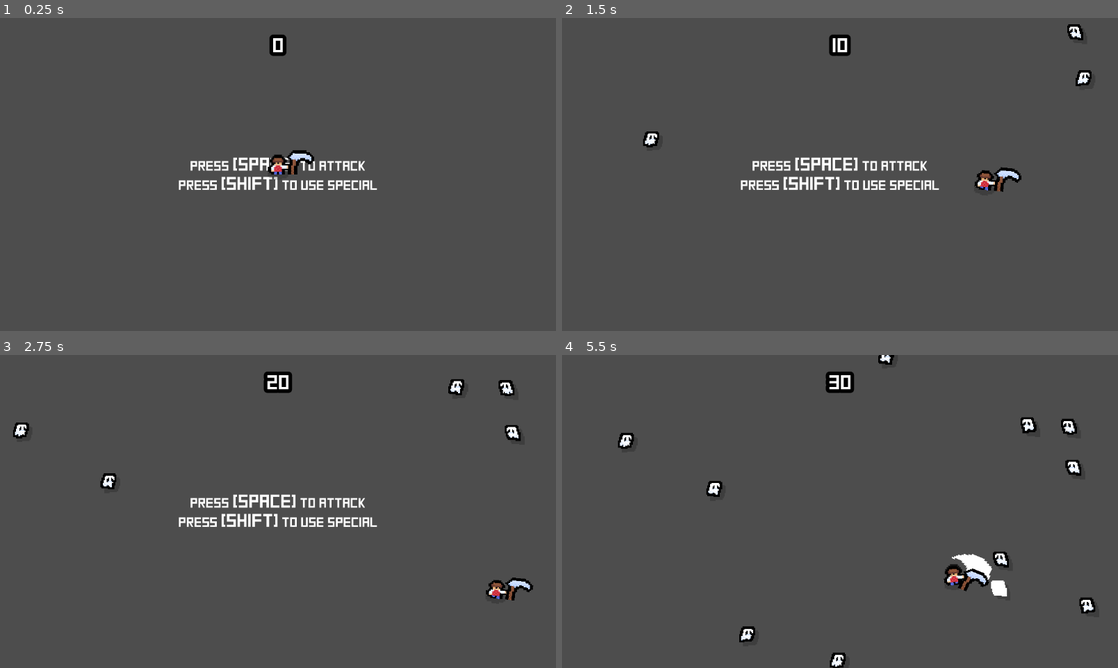
Above: before the commit, frames 1-4 (two rows, left to right).
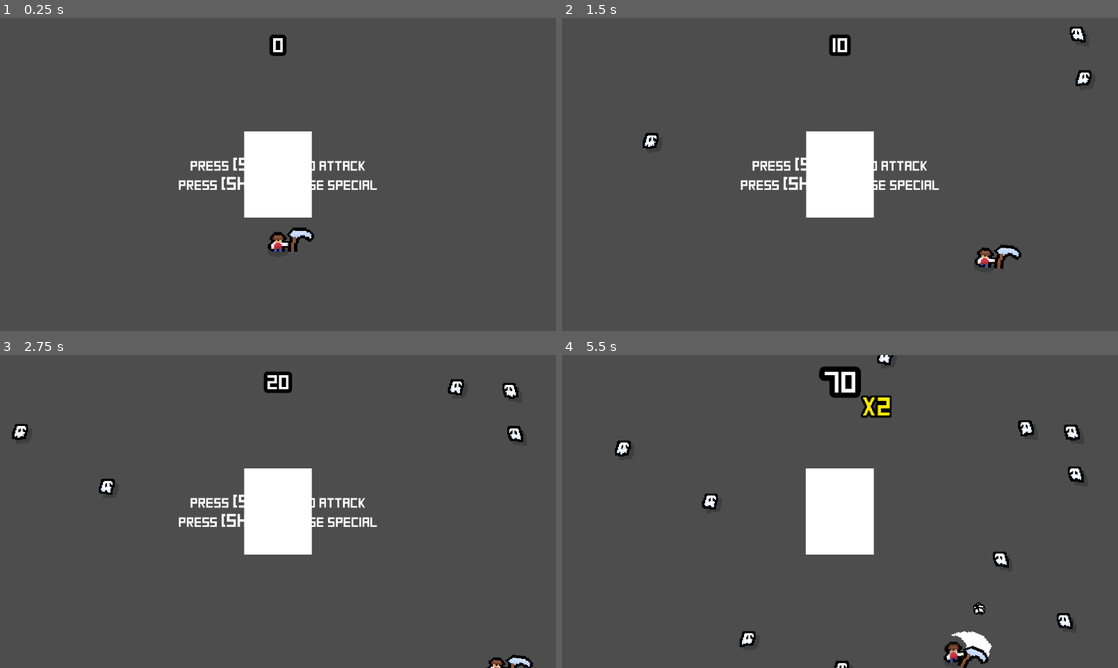
Above: after the commit, the same moments.

Repository: Justingo0/FYWTD_Repo
Game: Godot game, scene res://Scenes/test_world.tscn
The game is run twice, just before and just after one commit, with the same random seed, the same clock (stepped at 60 frames per second) and the same inputs.
Inputs (mouse positions are in pixels of both pictures, inside the frame that each line leads up to):
- Up to frame 1 (0.25 s): no input
- Up to frame 2 (1.5 s): tap B at 0.5, 1.25 s; move the mouse to (840, 174) at 0.52 s; hold D (MoveRight) 0.53-1.28 s; hold E (Interact) 0.53-1.28 s; click (840, 174) at 0.67 s; tap Shift (Special) at 0.8, 1.35 s; move the mouse to (728, 190) at 1.27 s; hold S (MoveDown) from 1.28 s (still down)
- Up to frame 3 (2.75 s): tap Space (Use) at 1.55 s; tap B at 2 s; move the mouse to (333, 442) at 2.02 s; release S (MoveDown) at 2.03 s; hold D (MoveRight) from 2.03 s (still down); hold Space (Use) from 2.03 s (still down); tap E (Interact) at 2.3 s
- Up to frame 4 (5.5 s): tap B at 2.75, 3.5 s; move the mouse to (812, 574) at 2.77 s; release D (MoveRight) at 2.78 s; release Space (Use) at 2.78 s; hold W (MoveUp) 2.78-3.53 s; tap E (Interact) at 2.85, 4.55 s; click (812, 574) at 2.92 s; tap Shift (Special) at 3.05 s; move the mouse to (1006, 558) at 3.52 s; hold Shift (Special) 3.53-4.28 s; hold A (MoveLeft) 3.53-5.03 s; tap Space (Use) at 3.8 s; move the mouse to (673, 464) at 4.27 s; tap ` (Test) at 4.35 s; move the mouse to (867, 511) at 5.02 s; hold S (MoveDown) from 5.03 s (still down); hold Shift (Special) from 5.03 s (still down); tap \ (Test2) at 5.1 s; click (867, 511) at 5.17 s

The runs differ from the first frame. In frame 1, 3.5% of the frame differs, in the area x 43-57%, y 36-75%; in frame 2, 4.1%; in frame 3, 4.2%; in frame 4, 7.3%, in the area x 9-96%, y 0-100%.

Commit message:
eh whatever

Diff:
--- a/farm-your-way-to-death/Resources/Data/Weapons/scythe_stats.tres
+++ b/farm-your-way-to-death/Resources/Data/Weapons/scythe_stats.tres
@@ -6,8 +6,10 @@
 [resource]
 script = ExtResource("2_vajhp")
 damage = 2
-cooldown = 0.6
+cooldown = 0.7
+knockback = 550.0
 special_cooldown = 1.2
+name = "Scythe"
 icon = ExtResource("1_nd5xs")
 icon_offset = Vector2(56, -24)
 item_scene_path = "uid://xr404syxp4or"
--- a/farm-your-way-to-death/Resources/Managers/Items/Weapons/weapon_stats.gd
+++ b/farm-your-way-to-death/Resources/Managers/Items/Weapons/weapon_stats.gd
@@ -6,6 +6,7 @@
 @export var damage:int
 #Counts down during the weapon's attack animation
 @export var cooldown:float
+@export var knockback:float = 200
 @export var special_cooldown:float
 
 @export_group("Range")
--- a/farm-your-way-to-death/Scenes/Objects/Enemies/ghost.tscn
+++ b/farm-your-way-to-death/Scenes/Objects/Enemies/ghost.tscn
@@ -348,7 +348,8 @@
 color_ramp = SubResource("GradientTexture1D_lphv5")
 
 [node name="Ghost" type="CharacterBody2D" unique_id=1399047862 groups=["Enemy"]]
-z_index = 2
+z_as_relative = false
+y_sort_enabled = true
 collision_layer = 2
 collision_mask = 0
 motion_mode = 1
--- /dev/null
+++ b/farm-your-way-to-death/Scenes/Objects/castle.tscn
@@ -0,0 +1,27 @@
+[gd_scene format=3 uid="uid://bsikg63gwteex"]
+
+[sub_resource type="RectangleShape2D" id="RectangleShape2D_ymueo"]
+size = Vector2(352, 444)
+
+[node name="Castle" type="StaticBody2D" unique_id=228580079]
+z_as_relative = false
+y_sort_enabled = true
+
+[node name="ColorRect" type="ColorRect" parent="." unique_id=795917229]
+anchors_preset = 8
+anchor_left = 0.5
+anchor_top = 0.5
+anchor_right = 0.5
+anchor_bottom = 0.5
+offset_left = -176.0
+offset_top = -221.87778
+offset_right = 176.0
+offset_bottom = 221.87778
+grow_horizontal = 2
+grow_vertical = 2
+
+[node name="CollisionShape2D" type="CollisionShape2D" parent="." unique_id=1992326955]
+shape = SubResource("RectangleShape2D_ymueo")
+one_way_collision = true
+one_way_collision_margin = 22.3
+one_way_collision_direction = Vector2(0, -1)
--- a/farm-your-way-to-death/Scenes/Objects/player_character.tscn
+++ b/farm-your-way-to-death/Scenes/Objects/player_character.tscn
@@ -167,6 +167,8 @@
 }
 
 [node name="PlayerCharacter" type="CharacterBody2D" unique_id=1134400155 groups=["Player"]]
+z_as_relative = false
+y_sort_enabled = true
 motion_mode = 1
 script = ExtResource("1_r1f42")
 speed = 40
--- a/farm-your-way-to-death/Scenes/test_world.tscn
+++ b/farm-your-way-to-death/Scenes/test_world.tscn
@@ -5,6 +5,7 @@
 [ext_resource type="PackedScene" uid="uid://71wgoktk7l1b" path="res://Scenes/UI/user_interface.tscn" id="2_h2yf4"]
 [ext_resource type="Script" uid="uid://cwimvq6c4gw6i" path="res://Scripts/Objects/tutorial.gd" id="3_kt01x"]
 [ext_resource type="Script" uid="uid://csuyeq5ickr1e" path="res://Scripts/Objects/Custom/game_camera.gd" id="3_p7j4p"]
+[ext_resource type="PackedScene" uid="uid://bsikg63gwteex" path="res://Scenes/Objects/castle.tscn" id="4_p7j4p"]
 [ext_resource type="FontFile" uid="uid://dn8m7n6ckfnhi" path="res://Assets/Square.ttf" id="5_iwv7r"]
 
 [node name="TestWorld" type="Node2D" unique_id=1989148833]
@@ -32,6 +33,8 @@
 wait_time = 0.5
 autostart = true
 
+[node name="Castle" parent="SpawnTime" unique_id=228580079 instance=ExtResource("4_p7j4p")]
+
 [node name="Canvas" type="CanvasLayer" parent="." unique_id=92606568]
 
 [node name="MainUI" parent="Canvas" unique_id=31336119 instance=ExtResource("2_h2yf4")]
@@ -39,6 +42,7 @@
 [node name="PlayerCharacter" parent="." unique_id=243492102 instance=ExtResource("1_2cok2")]
 unique_name_in_owner = true
 z_index = 2
+position = Vector2(0, 400)
 speed = 60
 
 [node name="GameCamera" type="Camera2D" parent="." unique_id=2069663582]
--- a/farm-your-way-to-death/Scripts/Enemies/ghost.gd
+++ b/farm-your-way-to-death/Scripts/Enemies/ghost.gd
@@ -78,10 +78,10 @@
 	if attacking == body:
 		attacking = null
 
-func take_damage(damage_dealt:int, attacker:Node2D):
+func take_damage(damage_dealt:int, attacker:Node2D, kbF):
 	if damage_dealt <= 0.0 or state == states.dead or state == states.stunned: return
 	health -= damage_dealt
-	apply_knockback(800, attacker)
+	apply_knockback(kbF, attacker)
 	if health <= 0:
 		if attacker.has_signal("on_enemy_killed"):
 			attacker.on_enemy_killed.emit()
--- a/farm-your-way-to-death/Scripts/Weapons/weapon_script.gd
+++ b/farm-your-way-to-death/Scripts/Weapons/weapon_script.gd
@@ -25,7 +25,7 @@
 	var attacking_bodies = get_overlapping_bodies()
 	for body in attacking_bodies:
 		if body.is_in_group("Enemy"):
-			body.take_damage(current_stats.damage, player)
+			body.take_damage(current_stats.damage, player, current_stats.knockback)
 	if attacking_bodies.size() > 0:
 		if camera:
 			camera.camera_shake(2,0.3)
@@ -44,7 +44,7 @@
 	var attacking_bodies = get_overlapping_bodies()
 	for body in attacking_bodies:
 		if body.is_in_group("Enemy"):
-			body.take_damage(current_stats.damage, player)
+			body.take_damage(current_stats.damage, player, current_stats.knockback)
 	if attacking_bodies.size() > 0:
 		if camera:
 			camera.camera_shake(2,0.3)
@@ -58,6 +58,6 @@
 
 func _on_body_entered(body: Node2D) -> void:
 	if attacking and body.is_in_group("Enemy"):
-		body.take_damage(current_stats.damage, last_used_player)
+		body.take_damage(current_stats.damage, last_used_player, current_stats.knockback)
 		if camera:
 			camera.camera_shake(2,0.3)
--- a/farm-your-way-to-death/project.godot
+++ b/farm-your-way-to-death/project.godot
@@ -40,24 +40,28 @@
 "deadzone": 0.5,
 "events": [Object(InputEventKey,"resource_local_to_scene":false,"resource_name":"","device":-1,"window_id":0,"alt_press …(191 unchanged characters)…
 , Object(InputEventJoypadMotion,"resource_local_to_scene":false,"resource_name":"","device":-1,"axis":0,"axis_value":-1.0,"script":null)
+, Object(InputEventKey,"resource_local_to_scene":false,"resource_name":"","device":-1,"window_id":0,"alt_pressed":false,"shift_pressed":false,"ctrl_pressed":false,"meta_pressed":false,"pressed":false,"keycode":0,"physical_keycode":4194319,"key_label":0,"unicode":0,"location":0,"echo":false,"script":null)
 ]
 }
 MoveRight={
 "deadzone": 0.5,
 "events": [Object(InputEventKey,"resource_local_to_scene":false,"resource_name":"","device":-1,"window_id":0,"alt_press …(192 unchanged characters)…
 , Object(InputEventJoypadMotion,"resource_local_to_scene":false,"resource_name":"","device":-1,"axis":0,"axis_value":1.0,"script":null)
+, Object(InputEventKey,"resource_local_to_scene":false,"resource_name":"","device":-1,"window_id":0,"alt_pressed":false,"shift_pressed":false,"ctrl_pressed":false,"meta_pressed":false,"pressed":false,"keycode":0,"physical_keycode":4194321,"key_label":0,"unicode":0,"location":0,"echo":false,"script":null)
 ]
 }
 MoveUp={
 "deadzone": 0.5,
 "events": [Object(InputEventKey,"resource_local_to_scene":false,"resource_name":"","device":-1,"window_id":0,"alt_press …(192 unchanged characters)…
 , Object(InputEventJoypadMotion,"resource_local_to_scene":false,"resource_name":"","device":-1,"axis":1,"axis_value":-1.0,"script":null)
+, Object(InputEventKey,"resource_local_to_scene":false,"resource_name":"","device":-1,"window_id":0,"alt_pressed":false,"shift_pressed":false,"ctrl_pressed":false,"meta_pressed":false,"pressed":false,"keycode":0,"physical_keycode":4194320,"key_label":0,"unicode":0,"location":0,"echo":false,"script":null)
 ]
 }
 MoveDown={
 "deadzone": 0.5,
 "events": [Object(InputEventKey,"resource_local_to_scene":false,"resource_name":"","device":-1,"window_id":0,"alt_press …(192 unchanged characters)…
 , Object(InputEventJoypadMotion,"resource_local_to_scene":false,"resource_name":"","device":-1,"axis":1,"axis_value":1.0,"script":null)
+, Object(InputEventKey,"resource_local_to_scene":false,"resource_name":"","device":-1,"window_id":0,"alt_pressed":false,"shift_pressed":false,"ctrl_pressed":false,"meta_pressed":false,"pressed":false,"keycode":0,"physical_keycode":4194322,"key_label":0,"unicode":0,"location":0,"echo":false,"script":null)
 ]
 }
 Interact={
@@ -70,17 +74,20 @@
 "deadzone": 0.5,
 "events": [Object(InputEventKey,"resource_local_to_scene":false,"resource_name":"","device":-1,"window_id":0,"alt_press …(191 unchanged characters)…
 , Object(InputEventJoypadMotion,"resource_local_to_scene":false,"resource_name":"","device":-1,"axis":5,"axis_value":1.0,"script":null)
+, Object(InputEventKey,"resource_local_to_scene":false,"resource_name":"","device":-1,"window_id":0,"alt_pressed":false,"shift_pressed":false,"ctrl_pressed":false,"meta_pressed":false,"pressed":false,"keycode":0,"physical_keycode":90,"key_label":0,"unicode":122,"location":0,"echo":false,"script":null)
 ]
 }
 Special={
 "deadzone": 0.2,
 "events": [Object(InputEventKey,"resource_local_to_scene":false,"resource_name":"","device":-1,"window_id":0,"alt_press …(195 unchanged characters)…
 , Object(InputEventKey,"resource_local_to_scene":false,"resource_name":"","device":-1,"window_id":0,"alt_pressed":false …(186 unchanged characters)…
+, Object(InputEventKey,"resource_local_to_scene":false,"resource_name":"","device":-1,"window_id":0,"alt_pressed":false,"shift_pressed":false,"ctrl_pressed":false,"meta_pressed":false,"pressed":false,"keycode":0,"physical_keycode":88,"key_label":0,"unicode":120,"location":0,"echo":false,"script":null)
 ]
 }
 Pause={
 "deadzone": 0.2,
 "events": [Object(InputEventKey,"resource_local_to_scene":false,"resource_name":"","device":16,"window_id":0,"alt_press …(195 unchanged characters)…
+, Object(InputEventKey,"resource_local_to_scene":false,"resource_name":"","device":-1,"window_id":0,"alt_pressed":false,"shift_pressed":false,"ctrl_pressed":false,"meta_pressed":false,"pressed":false,"keycode":0,"physical_keycode":4194308,"key_label":0,"unicode":0,"location":0,"echo":false,"script":null)
 ]
 }
 Test={
@@ -102,5 +109,5 @@
 
 [rendering]
 
-renderer/rendering_method="gl_compatibility"
+renderer/rendering_method="mobile"
 textures/vram_compression/import_etc2_astc=true
